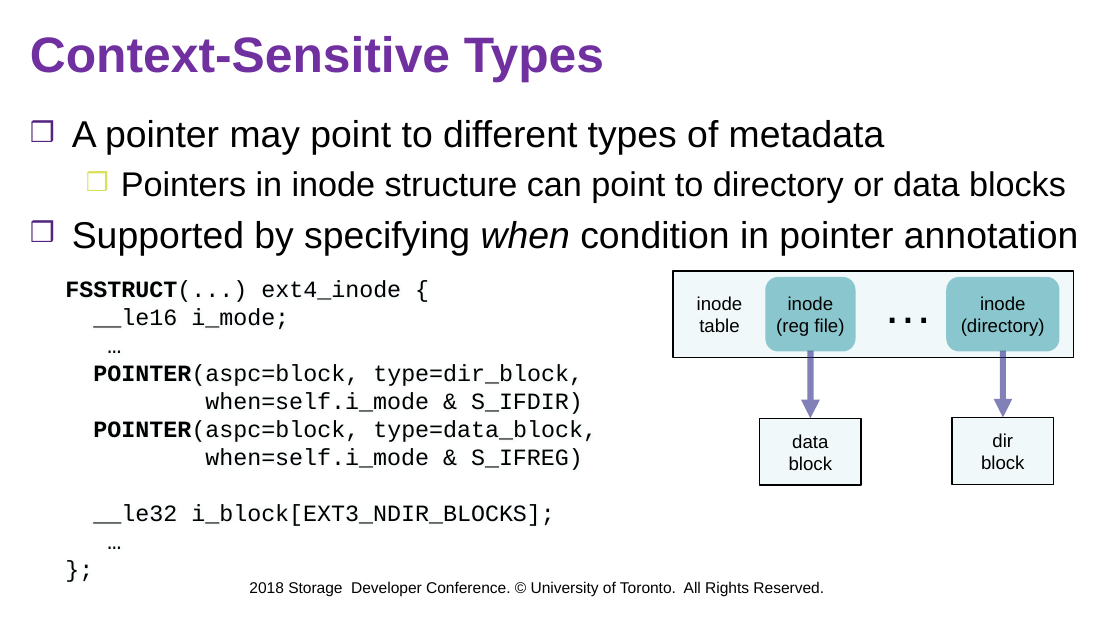
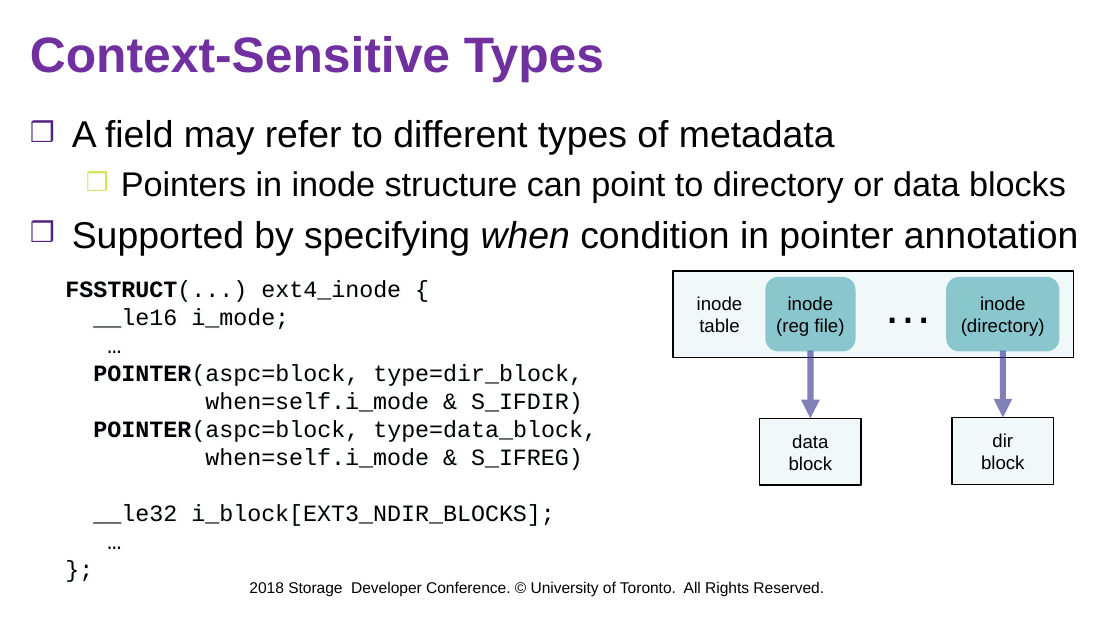
Before and after one commit to jacksun007/spiffy-paper, a slide deck: slide 22 of talk/sdc18_spiffy.pptx. Drawn at 1120x630 pixels with LibreOffice and Linux fonts; fonts in the diff are those of the drawing; background and template pictures are left out. Boxes give left, top, right and bottom in pixels: in the first picture for what was removed or moved away, otherwise in the second. Text is boxed around its words. In the diff, an @@ line names an element or a change of style, - is before the commit and + after.

```diff
--- a/talk/sdc18_spiffy.pptx
+++ b/talk/sdc18_spiffy.pptx
@@ text at (72, 120, 835, 155): text changed @@
-❒ A pointer may point to different types of metadata
+❒ A field may refer to different types of metadata
```
Also in this commit, not shown: 16 other slides changed, 3 slides added, 1 slide removed.
